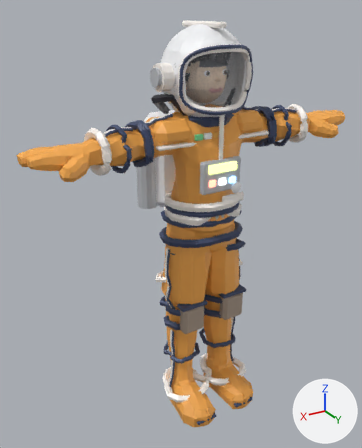
A saved change to the glTF model assets/models/char_rex.glb.
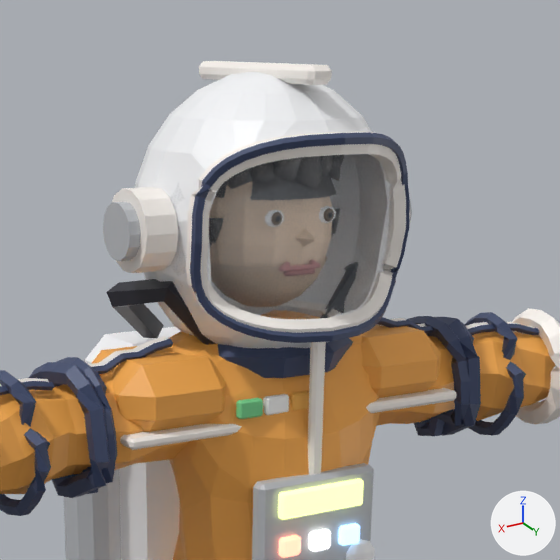
There are two pictures of each version: one whole from a 50 mm lens placed at (0.615, 0.952, 0.956), pointed at (0.035, -0.015, 0.473), one close up on the part from 32% to 84% of the width and 0% to 42% of the height. Lighting does not change. The marker at lower right points along +X, +Y and +Z. The older version's two pictures come first. Where no turn or scale is listed for an object, it has been applied to the vertices. Vertices at exactly the same position are counted once.

Objects in the first close-up: 'Beach_Body_suit', 'Chest_black', 'Chest_gray', 'Chest_white', 'Head_dark', 'Head_rex_helm', 'Head_rex_trim', 'Head_visor', 'LowerArm.L_dark', 'LowerArm.R_dark', 'UpperArm.L_rex_suit', 'UpperArm.R_rex_suit' and 16 more.
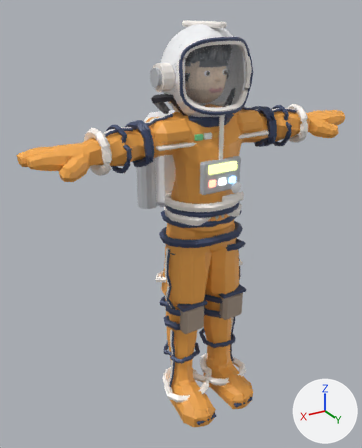
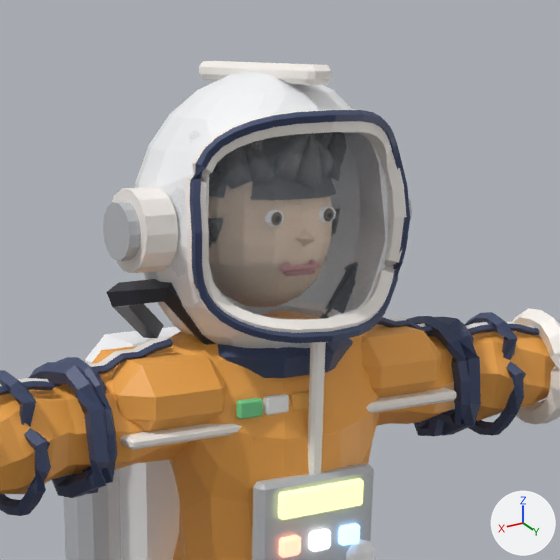
Pixel boxes (x1, y1, x2, y2) of what changed, in the close-ups (560 x 560 px; the box of a moved part takes in the faces that stretch with it):
'Head_rex_helm', reshaped
    before: (135, 72, 384, 349)
    after: (135, 72, 386, 348)
'Head_dark', reshaped (10% taller)
    before: (190, 132, 410, 343)
    after: (190, 110, 410, 343)
part 1 of me_tube_001, moved or reshaped
    before: (190, 132, 410, 337)
    after: (190, 110, 410, 336)
part 2 of me_sphere, moved or reshaped
    before: (159, 93, 384, 334)
    after: (159, 94, 386, 334)
part 3 of me_tube, moved or reshaped
    before: (186, 131, 406, 330)
    after: (185, 109, 407, 331)

Diff of the bpy script that builds the scene:
```diff
--- a/assets/models/char_rex.glb.py
+++ b/assets/models/char_rex.glb.py
@@ me_tube_001 @@
 # used by ob_head_dark; location = (0.0, 0.0, 0.0)
-me_tube_001.from_pydata(...)  # 200 vertices, 400 faces; spans x -0.091..0.09, y 0.065..0.117, z 0.755..0.892
+me_tube_001.from_pydata(...)  # 200 vertices, 400 faces; spans x -0.091..0.09, y 0.063..0.111, z 0.755..0.905
+# me_tube_001 part 1: 165 of 200 vertices moved; they spanned x -0.091..0.09, y 0.065..0.117, z 0.765..0.892 and now span x -0.091..0.09, y 0.063..0.105, z 0.766..0.905; mean shift (0.0, -0.005, 0.008); largest move (-0.042, 0.106, 0.886) -> (-0.042, 0.094, 0.9)
 me_tube_001.materials.append(mat_dark)
@@ me_sphere @@
 # used by ob_head_rex_helm; location = (0.0, 0.0, 0.0)
-me_sphere.from_pydata(...)  # 400 vertices, 796 faces; spans x -0.093..0.093, y -0.081..0.106, z 0.726..0.928
+me_sphere.from_pydata(...)  # 390 vertices, 776 faces; spans x -0.093..0.093, y -0.081..0.1, z 0.726..0.928
+# me_sphere part 2
+# 40 vertices are removed from x -0.075..0.077, y 0.046..0.106, z 0.776..0.899
+# 140 faces are deleted
+# 20 vertices move from x -0.081..0.081, y 0.046..0.093, z 0.773..0.899 to x -0.081..0.081, y 0.065..0.095, z 0.774..0.896
+# 30 vertices are added at x -0.077..0.077, y 0.047..0.075, z 0.776..0.887
+# 120 new faces join them
 me_sphere.materials.append(mat_rex_helm)
@@ me_tube @@
 # used by ob_head_rex_trim; location = (0.0, 0.0, 0.0)
-me_tube.from_pydata(...)  # 280 vertices, 548 faces; spans x -0.112..0.112, y -0.057..0.114, z 0.756..0.932
+me_tube.from_pydata(...)  # 280 vertices, 548 faces; spans x -0.112..0.112, y -0.057..0.108, z 0.756..0.932
+# me_tube part 3: 163 of 280 vertices moved; they spanned x -0.091..0.09, y 0.057..0.114, z 0.765..0.892 and now span x -0.091..0.09, y 0.055..0.103, z 0.765..0.905; mean shift (0.0, -0.005, 0.008); largest move (-0.042, 0.104, 0.884) -> (-0.042, 0.092, 0.898)
 me_tube.materials.append(mat_rex_trim)
```
